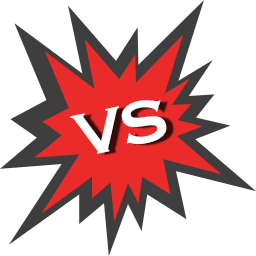
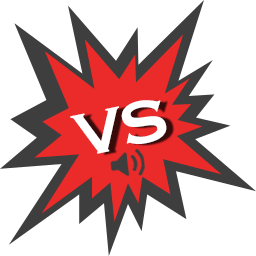
Before/after of a 256 x 256 layered artwork. What changed in the layer stack:
added layer "Layer 2" above "VS" over (110, 149, 146, 177)
